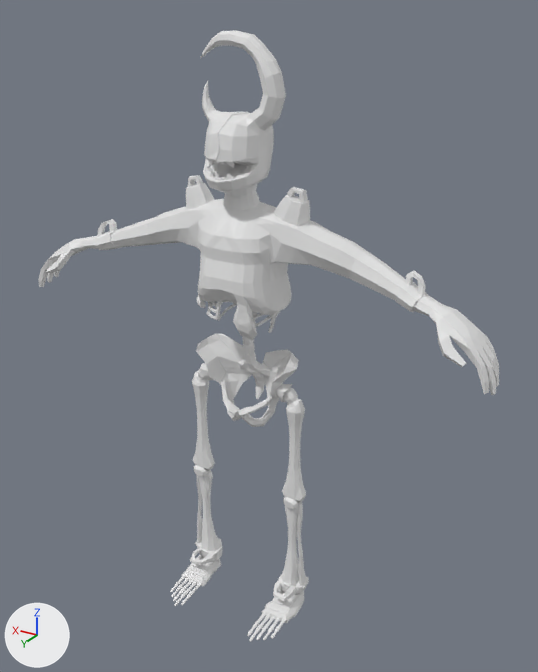
Two versions of the Blender file salemstalker/Assets/3D/buildings/kyron.blend, one commit apart.
Before and after are seen from a camera (50 mm lens) standing at (-7.22, 12.13, 11.72) and looking at (-0.49, 0.91, 6.11). Arrows for +X, +Y and +Z are at lower left; the lights stay in place. The picture after the commit comes second.
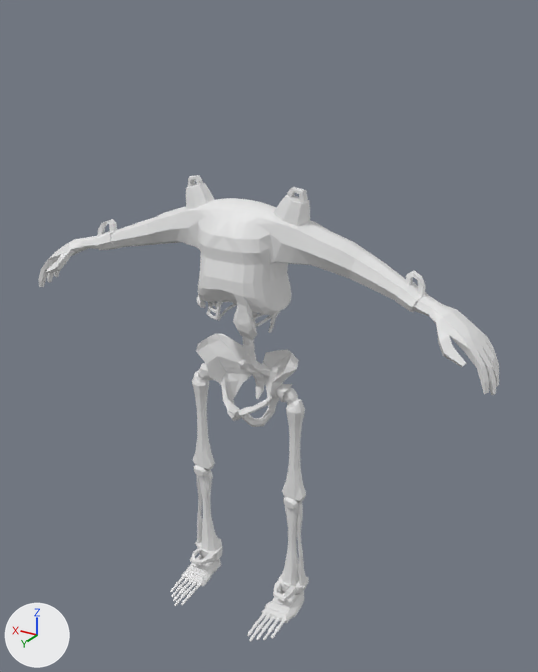
Location of each change, [x1, y1, x2, y2] in pixels of the pictures (538 x 672 px):
'Cube.012', hidden
    before: [200, 30, 286, 211]

The edits, one by one:
Object 'Cube.012' (ob_cube_012) is now hidden.
